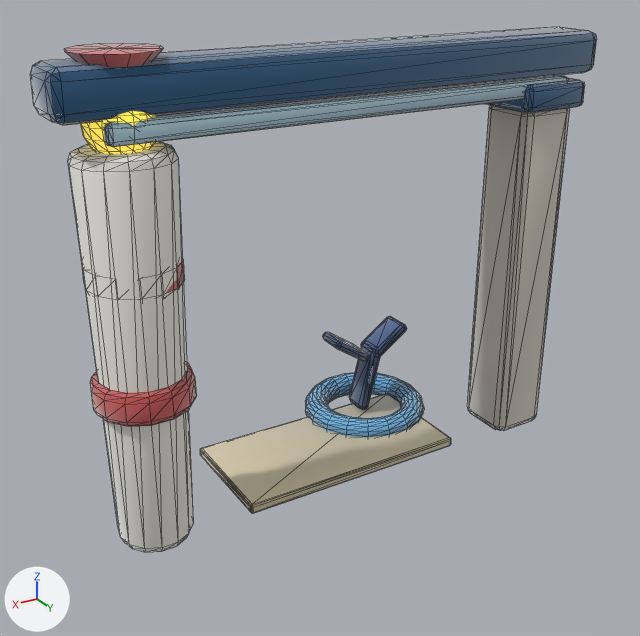
One commit to the glTF model assets/models/gates/81bd7e46.glb: the scene before it, then after it.
The view is the same before and after, from a camera (50 mm lens) standing at (4.24, 6.52, 5.01) and looking at (0.16, -0.28, 1.61). The axes (+X, +Y, +Z) are drawn at lower left. The lights are the same throughout. The picture after the commit comes second. Mesh edges are drawn as thin lines. Vertices at exactly the same position are counted once.

The first picture shows 'gate_81bd7e46'.
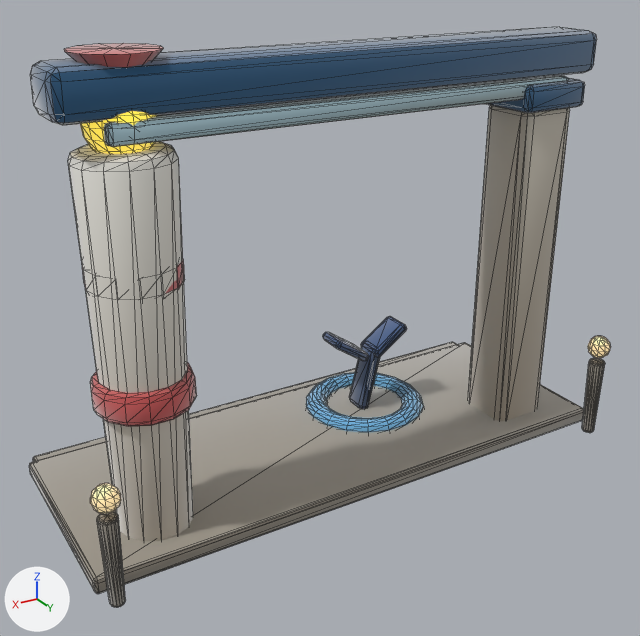
Location of each change, [x1, y1, x2, y2] in pixels of the pictures (640 x 636 px):
'gate_81bd7e46', reshaped (10% taller)
    before: [30, 27, 597, 552]
    after: [29, 27, 611, 607]
part 1 of me_gate_81bd7e46, added
    after: [29, 343, 584, 593]
part 2 of me_gate_81bd7e46, added (beige)
    after: [90, 483, 121, 514]
part 3 of me_gate_81bd7e46, added
    after: [582, 358, 605, 433]
part 4 of me_gate_81bd7e46, added
    after: [97, 511, 126, 607]
part 5 of me_gate_81bd7e46, added (mostly hidden)
    after: [33, 342, 458, 462]
part 6 of me_gate_81bd7e46, added
    after: [588, 336, 611, 358]
part 7 of me_gate_81bd7e46, recoloured
    before: [89, 91, 560, 552]
    after: [89, 91, 560, 541]

What changed in the scene script:
```text
Add mat_clay__b9b2a2_0_93:
    mat_clay__b9b2a2_0_93 = bpy.data.materials.new('clay_#B9B2A2_0.93_-')
    # nodes: BsdfPrincipled, Mix, OutputMaterial, VertexColor
    # colours: grey #b9b2a2, mixed with the vertex colours
Add mat_clay__ffe2a8_0_95__ffe2a8:
    mat_clay__ffe2a8_0_95__ffe2a8 = bpy.data.materials.new('clay_#FFE2A8_0.95_#FFE2A8')
    # nodes: BsdfPrincipled, Mix, OutputMaterial, VertexColor
    # colours: beige #bca67a, beige #ffe2a8, mixed with the vertex colours
Add mat_clay__9e978a_0_93:
    mat_clay__9e978a_0_93 = bpy.data.materials.new('clay_#9E978A_0.93_-')
    # nodes: BsdfPrincipled, Mix, OutputMaterial, VertexColor
    # colours: grey #9e978a, mixed with the vertex colours
Change me_gate_81bd7e46:
    used by ob_gate_81bd7e46; location = (0.0, 0.0, 0.0)
    remove me_gate_81bd7e46.from_pydata(...)  # 1343 vertices, 2638 faces; spans x -2.65..2.65, y -1.52..0.44, z -0.01..4.27
    add me_gate_81bd7e46.from_pydata(...)  # 1843 vertices, 3610 faces; spans x -2.82..2.82, y -1.71..0.84, z -0.01..4.27
    me_gate_81bd7e46 part 1: the loose piece of 56 vertices spanning x -1.2..1.2, y -1.0..0.2, z 0.0..0.1 is copied, and the copy is multiplied about its middle by the matrix ((2.358, -0.004, 0.004), (0.0, 1.751, 0.004), (0.0, -0.003, 1.605)), then moved by (0.0, -0.1, 0.03), in mat_clay__9e978a_0_93; it spans x -2.82..2.82, y -1.55..0.55, z 0.0..0.16
    me_gate_81bd7e46 part 2: a new loose piece, a UV sphere (10 segments, 6 rings, poles along z) spanning x 2.57..2.81, y 0.61..0.84, z 0.9..1.14, in mat_clay__ffe2a8_0_95__ffe2a8
    me_gate_81bd7e46 part 3: a new loose piece of 114 vertices spanning x -2.77..-2.61, y 0.64..0.8, z 0.0..0.86, in mat_clay__9e978a_0_93
    me_gate_81bd7e46 part 4: a new loose piece of 114 vertices spanning x 2.61..2.78, y 0.64..0.8, z 0.0..0.86, in mat_clay__9e978a_0_93
    me_gate_81bd7e46 part 5: a new loose piece of 56 vertices spanning x -2.75..2.75, y -1.71..-1.37, z 0.0..0.12, in mat_clay__9e978a_0_93
    me_gate_81bd7e46 part 6: a new loose piece of 52 vertices spanning x -2.81..-2.57, y 0.6..0.83, z 0.9..1.14, in mat_clay__ffe2a8_0_95__ffe2a8
    me_gate_81bd7e46 part 7: 2516 kept faces spanning x -2.65..2.65, y -1.52..0.44, z -0.01..4.27 get new vertex colours
    other edits to the shape of me_gate_81bd7e46 do not show in these pictures
    add me_gate_81bd7e46.materials.append(mat_clay__9e978a_0_93)
    add me_gate_81bd7e46.materials.append(mat_clay__b9b2a2_0_93)
    add me_gate_81bd7e46.materials.append(mat_clay__ffe2a8_0_95__ffe2a8)
```
